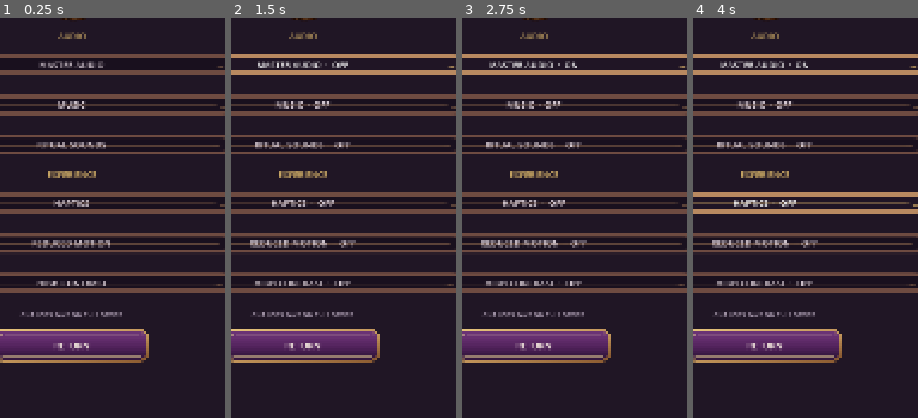
Above: before the commit, frames 1-4 (left to right).
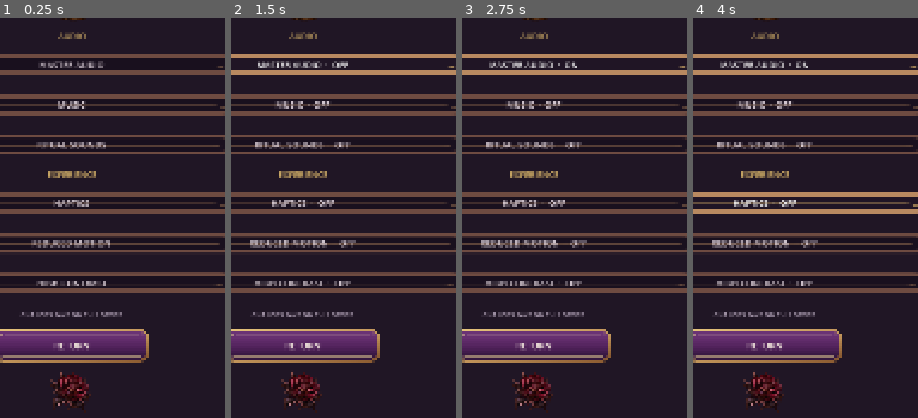
Above: after the commit, the same moments.

Repository: Jay-prodesign/akilta-match3
Game: Godot game, scene res://src/ui/settings/settings_panel.tscn
The game is run twice, just before and just after one commit, with the same random seed, the same clock (stepped at 60 frames per second) and the same inputs. This scene is started directly instead of the project's main scene.
Inputs:
- Up to frame 1 (0.25 s): no input
- Up to frame 2 (1.5 s): click "MASTER AUDIO" at 0.5 s; click "MASTER AUDIO · ON" at 1.25 s
- Up to frame 3 (2.75 s): click "MASTER AUDIO · OFF" at 2 s
- Up to frame 4 (4 s): click "HAPTICS · OFF" at 2.75 s; click "HAPTICS · ON" at 3.5 s
The pictures show only the part of the screen within x 34-84%, y 22-72%; the shares and areas given below are measured in that part.

The runs differ from the first frame. In frame 1, 0.8% of the frame differs, in the area x 22-41%, y 88-98%; in frame 2, 0.8%; in frame 3, 0.8%; in frame 4, 0.8%.

Commit message:
Bind authored rose ornament into Settings destination

Diff:
--- a/src/ui/settings/settings_panel.gd
+++ b/src/ui/settings/settings_panel.gd
@@ -31,6 +31,7 @@
 @onready var close_button: Button = $Card/Content/Close
 @onready var saved_note: Label = $Card/Content/SavedNote
 @onready var house_sigil: TextureRect = $Card/Content/HouseSigil
+@onready var footer_rose: TextureRect = $Card/Content/FooterRose
 @onready var world_art: TextureRect = $WorldArt
 
 var settings
@@ -41,6 +42,7 @@
 func _ready() -> void:
 	world_art.texture = ScreenArt.texture("settings_bg_curio_house")
 	house_sigil.texture = PieceAssetLoader.ornament("res://assets/pieces/moon_sigil.webp")
+	footer_rose.texture = PieceAssetLoader.ornament("res://assets/pieces/thorn_rose.webp")
 	_style_settings_overlay()
 	_wire_tactile_controls()
 	_play_entrance()
@@ -224,7 +226,8 @@
 		"production_return_chrome": close_button.get_theme_stylebox("normal") is StyleBoxTexture and String(close_button.get_meta("production_chrome_kind", "")) == "action_primary_settings_return",
 		"settings_ritual_list": ritual_list,
 		"house_sigil_hero_scale": sigil_stage,
+		"footer_rose_ornament": footer_rose != null and footer_rose.texture != null and footer_rose.custom_minimum_size.y >= 100.0,
 		"world_art_not_overdimmed": world_visible,
 		"tall_destination_surface": destination_surface,
-		"visual_parity_gate_v3": title_hierarchy and touch_targets and ritual_list and sigil_stage and world_visible and destination_surface,
+		"visual_parity_gate_v3": title_hierarchy and touch_targets and ritual_list and sigil_stage and footer_rose != null and footer_rose.texture != null and world_visible and destination_surface,
 	}
